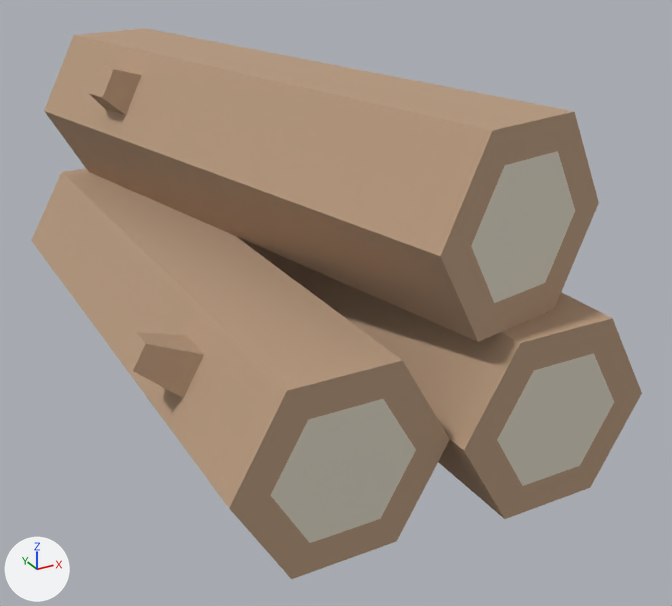
A saved change to the glTF model example_game/world/props/woodpile.prop/model.glb.
Camera for both pictures: a 50 mm lens placed at (-0.988, -2.194, 1.244), pointed at (0.129, -0.163, 0.229). The lights are fixed; the arrows at lower left show +X, +Y and +Z. The picture after the commit comes second. Vertices at exactly the same position are counted once.

In view in the first picture: 'model'.
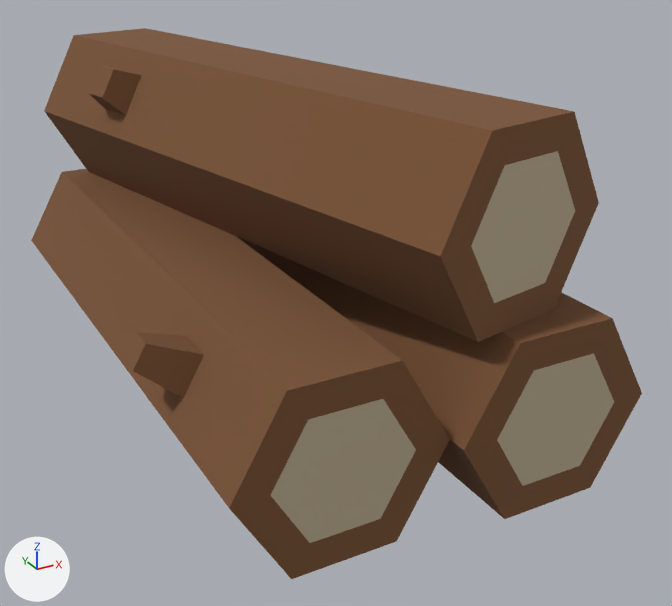
Boxes [x1, y1, x2, y2] around the edits, measured in the pictures (672 x 606 px):
part 1 of me_model, recoloured (beige to brown): [31, 28, 642, 579] in both
part 2 of me_model, recoloured (pale yellow to beige): [271, 151, 614, 543] in both

The change, as a list of edits to the scene's bpy script:
```text
Change me_model:
    where me_model.from_pydata(...)  # 92 vertices, 184 faces; spans x -0.53..0.53, y -0.89..0.89, z -0.02..0.85
    used by ob_model
    me_model part 1: 160 faces centred in x -0.52..0.49, y -0.89..0.89, z -0.02..0.85 are repainted in the vertex colours; the middle colour goes from beige #b89a7f to brown #7a5335
    me_model part 2: 24 faces centred in x -0.27..0.34, y -0.89..0.89, z 0.1..0.72 are repainted in the vertex colours; the middle colour goes from pale yellow #dfd8c7 to beige #bdaf92
```
